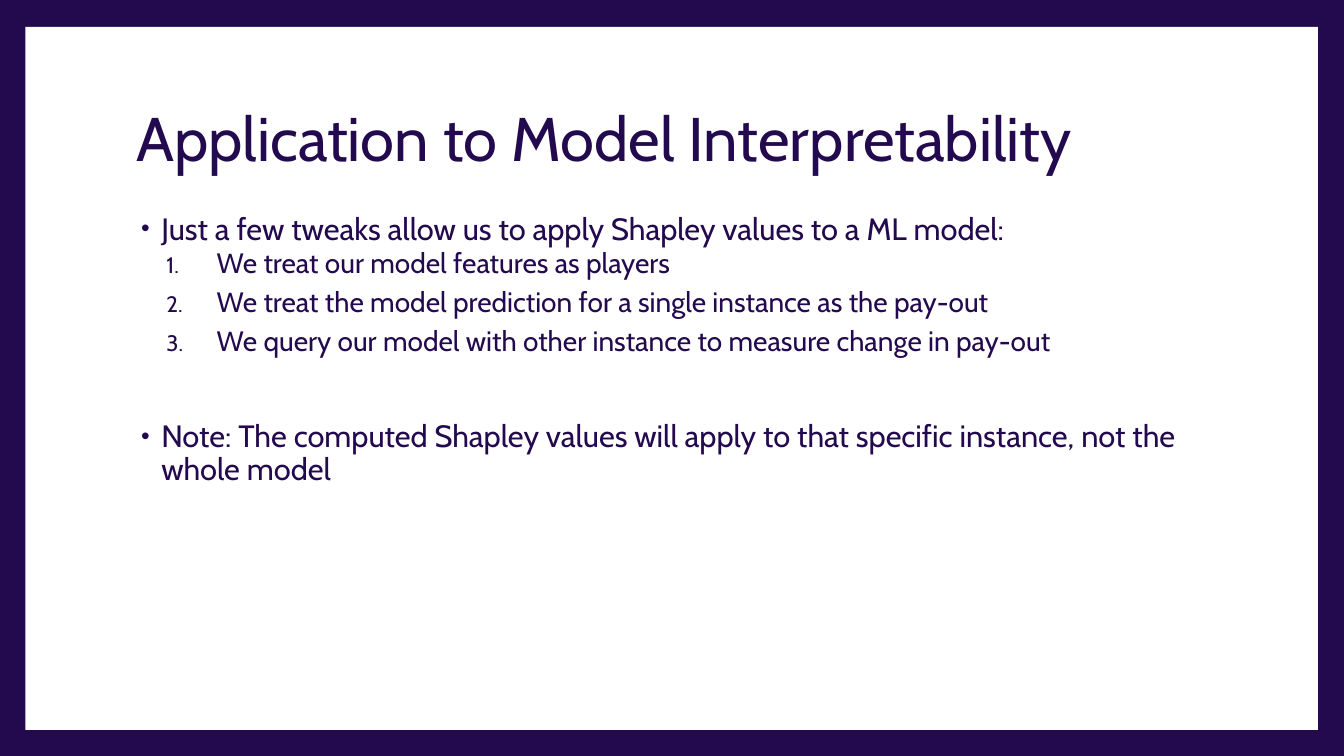
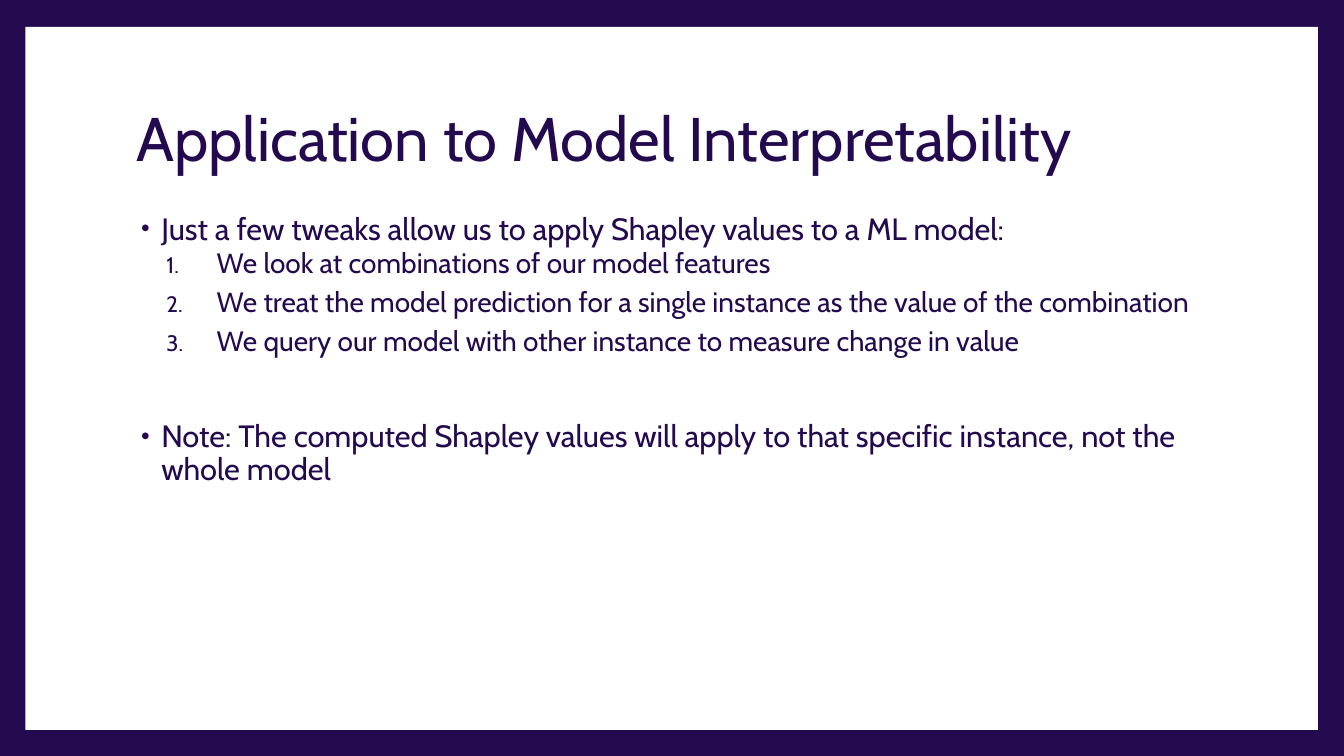
Before and after one commit to warwickdatascience/opening-the-black-box, a slide deck: slide 9 of shapley_values/presentation.pptx. Drawn at 1344x756 pixels with LibreOffice and Linux fonts; fonts in the diff are those of the drawing. Boxes give left, top, right and bottom in pixels: in the first picture for what was removed or moved away, otherwise in the second. Text is boxed around its words. In the diff, an @@ line names an element or a change of style, - is before the commit and + after.

```diff
--- a/shapley_values/presentation.pptx
+++ b/shapley_values/presentation.pptx
@@ text at (x1=217, y1=252, x2=1188, y2=357): text changed @@
-  1. We treat our model features as players
-  2. We treat the model prediction for a single instance as the pay-out
-  3. We query our model with other instance to measure change in pay-out
+  1. We look at combinations of our model features
+  2. We treat the model prediction for a single instance as the value of the combination
+  3. We query our model with other instance to measure change in value
```
Also in this commit, not shown: 2 other slides changed, 1 other file.
